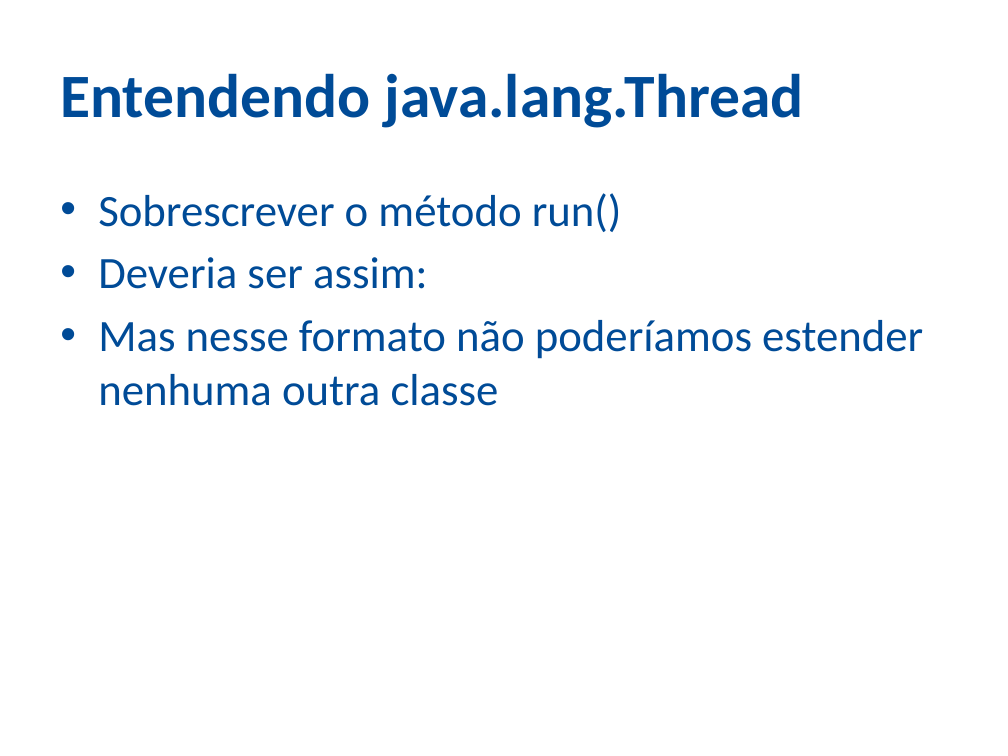
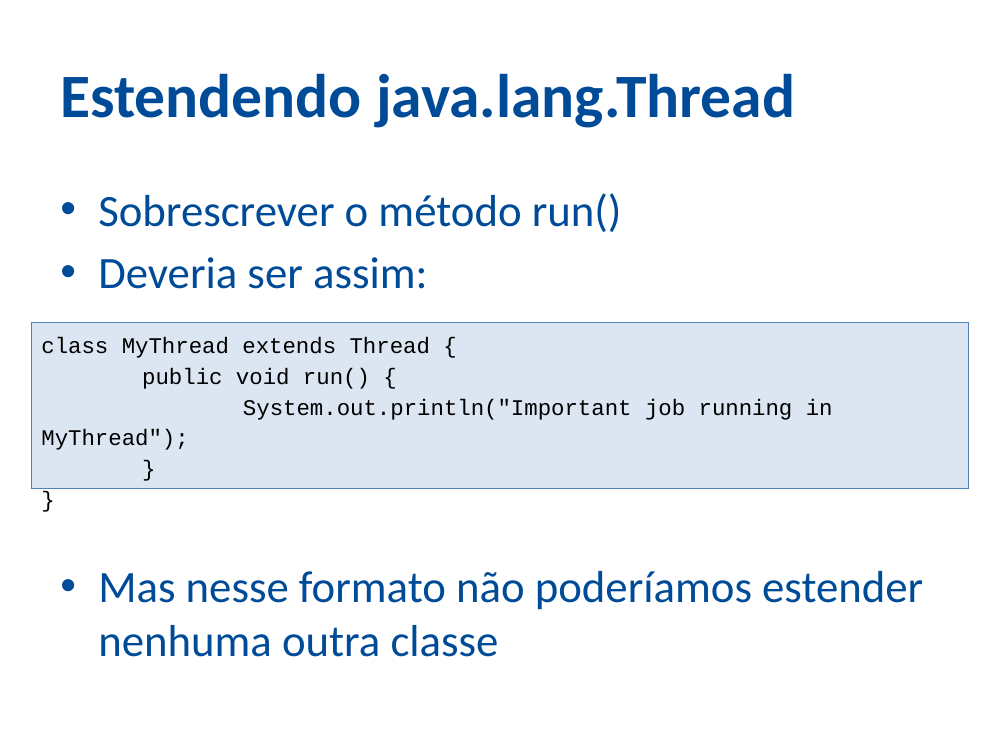
Before and after one commit to ozieljose/java6cert, a slide deck: slide 6 of slides/17-Thread.pptx (slide 3 before the commit). Drawn at 1008x756 pixels with LibreOffice and Linux fonts; fonts in the diff are those of the drawing; background and template pictures are left out. Boxes give left, top, right and bottom in pixels: in the first picture for what was removed or moved away, otherwise in the second. Text is boxed around its words. In the diff, an @@ line names an element or a change of style, - is before the commit and + after.

```diff
--- a/slides/17-Thread.pptx
+++ b/slides/17-Thread.pptx
@@ title at (x1=60, y1=73, x2=795, y2=128): text changed @@
-Entendendo java.lang.Thread
+Estendendo java.lang.Thread
@@ text "Sobrescrever o método run()" rewrapped from (x1=98, y1=193, x2=923, y2=406) to (x1=98, y1=193, x2=923, y2=657) @@
@@ rectangle added at (x1=31, y1=322, x2=969, y2=488), fill #DCE6F2, outline #4F81BD 0.75 pt, 16 pt, text #000000 @@
+class MyThread extends Thread {
+public void run() {
+System.out.println("Important job running in MyThread");
+}
+}
```
Also in this commit, not shown: 1 other slide changed, 56 slides added, 1 slide removed, 4 other files.
